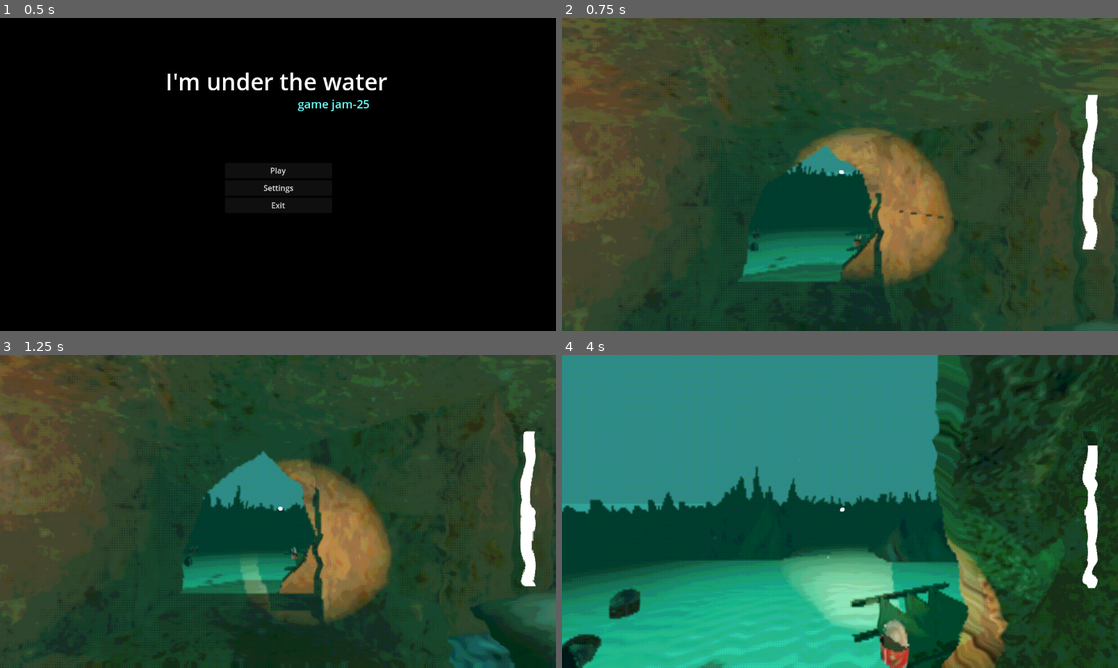
Above: before the commit, frames 1-4 (two rows, left to right).
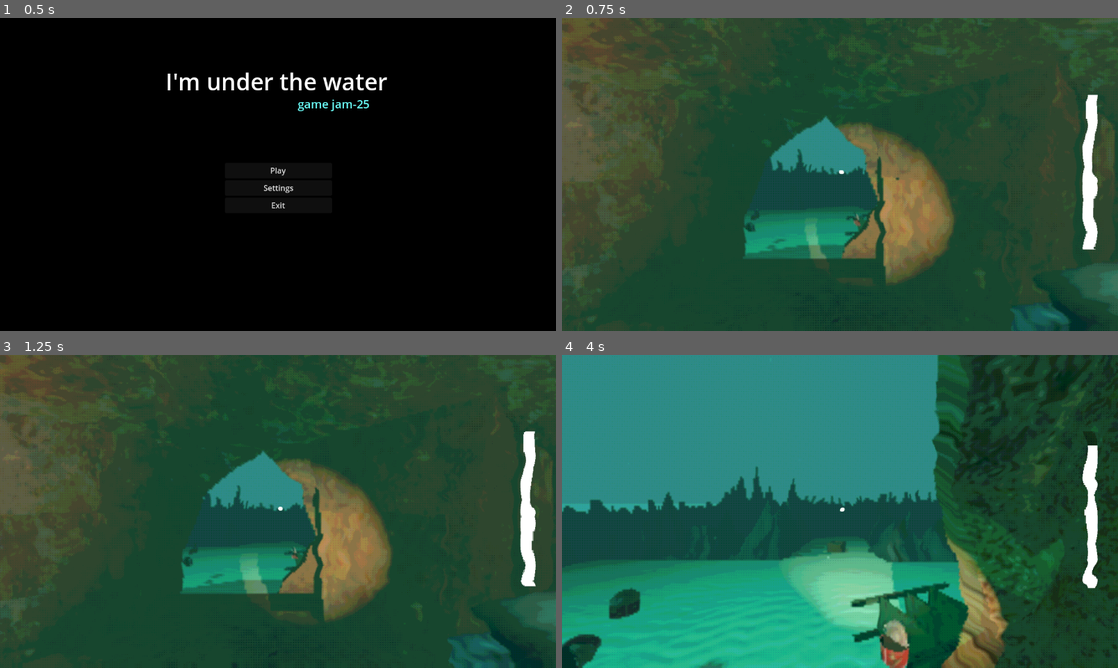
Above: after the commit, the same moments.

Repository: useronym/BubbleGameJam
Game: Godot game, scene res://scenes/mainMenu.tscn
Same seed, same stepped clock (60 frames per second), same inputs: the game is played once before the commit and once after it.
Inputs (mouse positions are in pixels of both pictures, inside the frame that each line leads up to):
- Up to frame 1 (0.5 s): no input
- Up to frame 2 (0.75 s): click "Play" at 0.5 s
- Up to frame 3 (1.25 s): no input
- Up to frame 4 (4 s): tap Enter at 1.25 s; move the mouse to (867, 511) at 1.27 s; hold W (up) from 1.28 s (still down); tap E (interact) every 0.75 s from 1.35 to 3.6 s; move the mouse to (812, 511) at 2.02 s; move the mouse to (851, 505) at 2.77 s; move the mouse to (834, 517) at 3.52 s

Frame 1 is identical in both runs. In frame 2, 12% of the frame differs, in the area x 0-100%, y 0-100%; in frame 3, 0.9%; in frame 4, 1.6%.

Commit message:
Fog tweaks

Diff:
--- a/main.tscn
+++ b/main.tscn
@@ -42,15 +42,16 @@
 sky = SubResource("Sky_6brtm")
 ambient_light_source = 3
 tonemap_mode = 2
+ssao_enabled = true
 glow_enabled = true
 fog_enabled = true
 fog_mode = 1
 fog_light_color = Color(0.155107, 0.442158, 0.374404, 1)
-fog_light_energy = 0.19
+fog_light_energy = 0.3
 fog_density = 1.0
+fog_depth_curve = 0.5
 fog_depth_begin = 0.0
-fog_depth_end = 7.8
-volumetric_fog_density = 0.6537
+fog_depth_end = 10.0
 volumetric_fog_emission = Color(0.0976419, 0.254903, 0.226907, 1)
 volumetric_fog_emission_energy = 0.0
 
@@ -87,7 +88,7 @@
 [node name="Node3D" type="Node3D" parent="SubViewport"]
 
 [node name="Player" parent="SubViewport/Node3D" instance=ExtResource("1_8teri")]
-transform = Transform3D(1, 0, 0, 0, 1, 0, 0, 0, 1, 0.303343, 0.531423, 0.293305)
+transform = Transform3D(1, 0, 0, 0, 1, 0, 0, 0, 1, 0.303343, 0.144432, 0.293305)
 
 [node name="WorldEnvironment" type="WorldEnvironment" parent="SubViewport/Node3D"]
 environment = SubResource("Environment_qbkgc")
@@ -140,7 +141,7 @@
 transform = Transform3D(1, 0, 0, 0, 1, 0, 0, 0, 1, 5.43889, 0.69827, -0.5849)
 
 [node name="BubbleAreaOnGround2" parent="BubbleManager" instance=ExtResource("5_teoff")]
-transform = Transform3D(1, 0, 0, 0, 1, 0, 0, 0, 1, 0.738281, 0.69827, -10.355)
+transform = Transform3D(1, 0, 0, 0, 1, 0, 0, 0, 1, -0.00659204, 0.69827, -8.62754)
 
 [node name="BubbleAreaOnGround7" parent="BubbleManager" instance=ExtResource("5_teoff")]
 transform = Transform3D(1, 0, 0, 0, 1, 0, 0, 0, 1, -4.85021, 0.69827, 6.15085)
